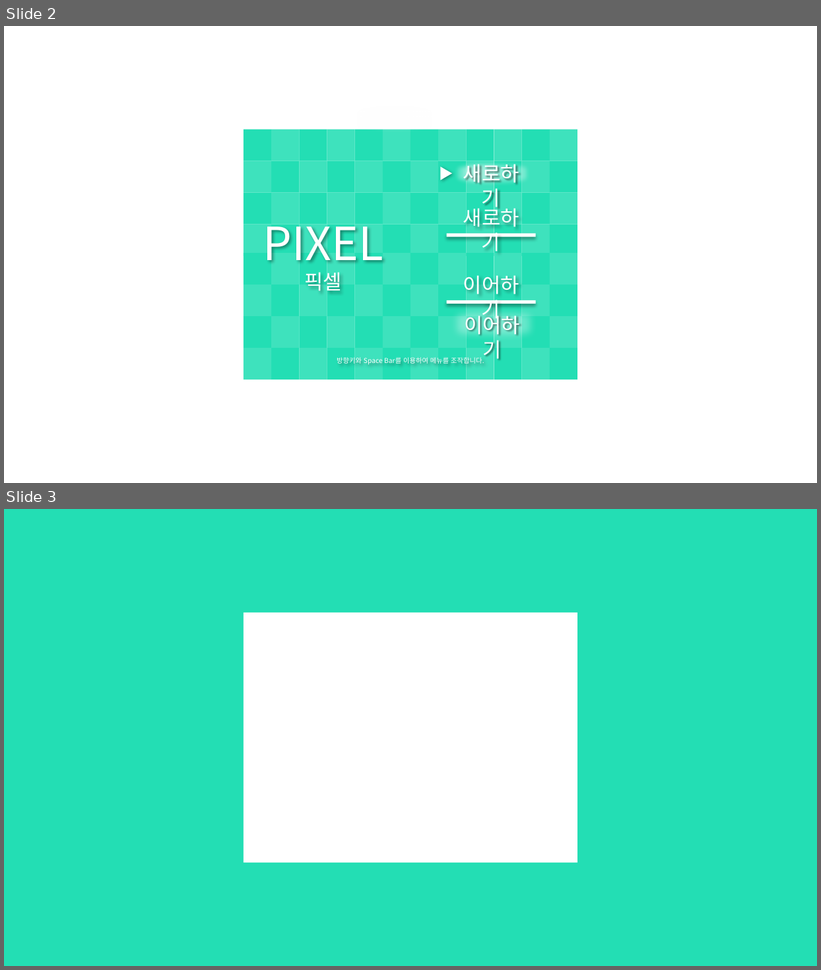
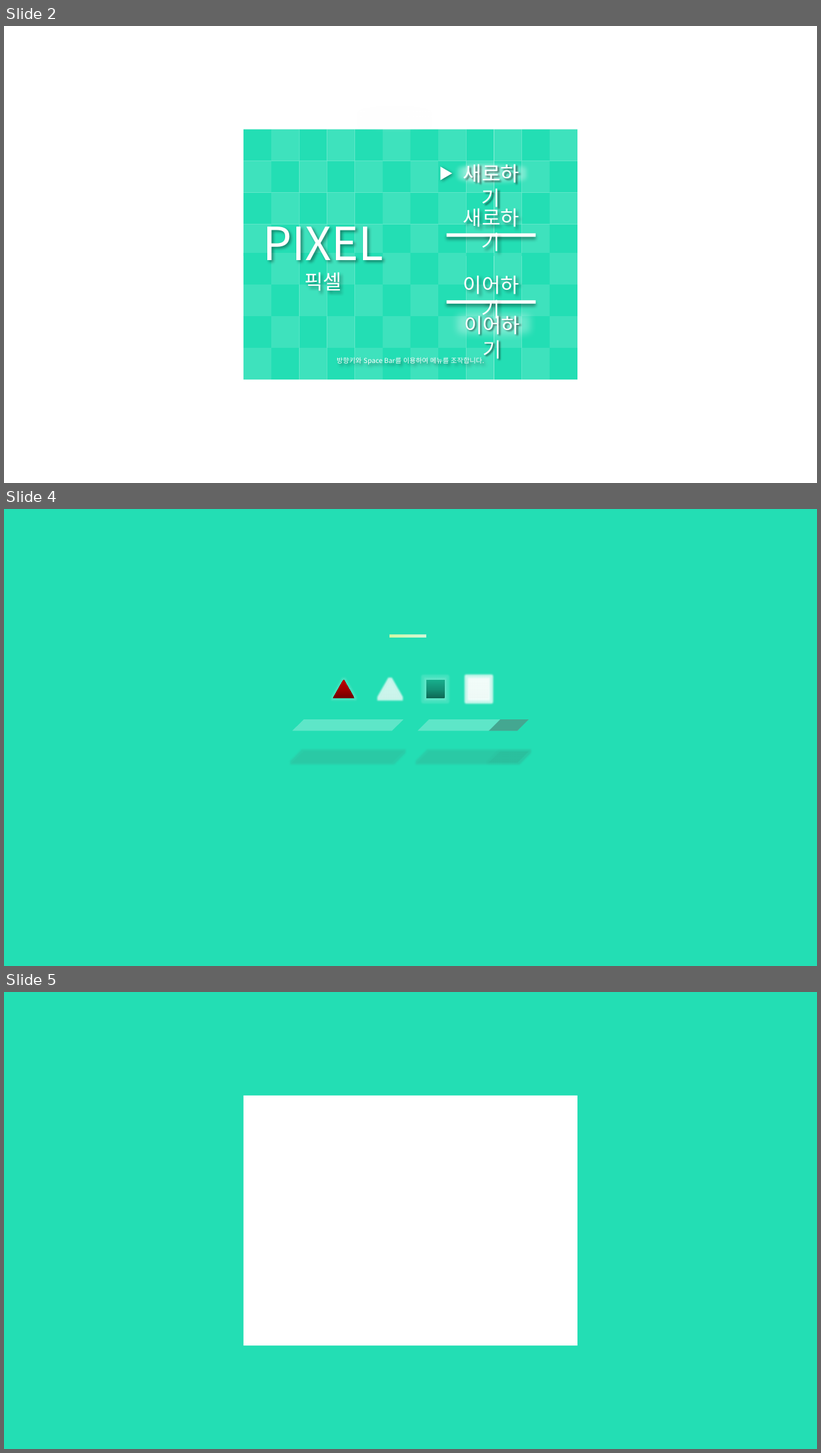
Before and after one commit to mydreamshine/2DGAME-Python, a slide deck: PPT/그래픽 리소스 작업.pptx. Shown one above the other, each under a label of ours: slides 2 and 3 before the commit, slides 2, 4 and 5 after it; the slides between them are not shown. The pictures are 821x970 and 821x1453 pixels, drawn with LibreOffice and Linux fonts; fonts in the diff are those of the drawing. Boxes give left, top, right and bottom in pixels: in the first picture for what was removed or moved away, otherwise in the second. Text is boxed around its words. In the diff, an @@ line names an element or a change of style, - is before the commit and + after.

```diff
--- a/PPT/그래픽 리소스 작업.pptx
+++ b/PPT/그래픽 리소스 작업.pptx
@@ slide 4 added at <box>4,509,817,966</box>, background #23DEB4 @@
@@ rectangle added at <box>389,634,426,637</box>, fill gradient #FFFFA0 to #FFFFC5 to #FFFFE3 @@
@@ triangle added at <box>333,680,354,698</box>, fill gradient #720000 to #A20000 to #C00000 @@
@@ triangle added at <box>380,680,401,698</box>, fill gradient #D9D9D9 to #F2F2F2 to #FFFFFF @@
@@ rectangle added at <box>426,680,444,698</box>, fill gradient #0E6854 to #139377 to #17AF8E @@
@@ rectangle added at <box>470,680,488,698</box>, fill gradient #D9D9D9 to #F2F2F2 to #FFFFFF @@
@@ parallelogram added at <box>292,720,403,731</box>, fill #FFFFFF at 27% opacity @@
@@ parallelogram added at <box>418,720,529,731</box>, fill #FFFFFF at 27% opacity @@
@@ parallelogram added at <box>489,720,529,731</box>, fill #000000 at 27% opacity @@
@@ parallelogram added at <box>292,752,403,763</box>, fill #595959 at 3% opacity @@
@@ parallelogram added at <box>418,752,529,763</box>, fill #595959 at 3% opacity @@
@@ parallelogram added at <box>489,752,529,763</box>, fill #404040 at 3% opacity @@
@@ what was slide 3 is now slide 5 @@
```
Also in this commit, not shown: 1 other slide added, 19 other files.
